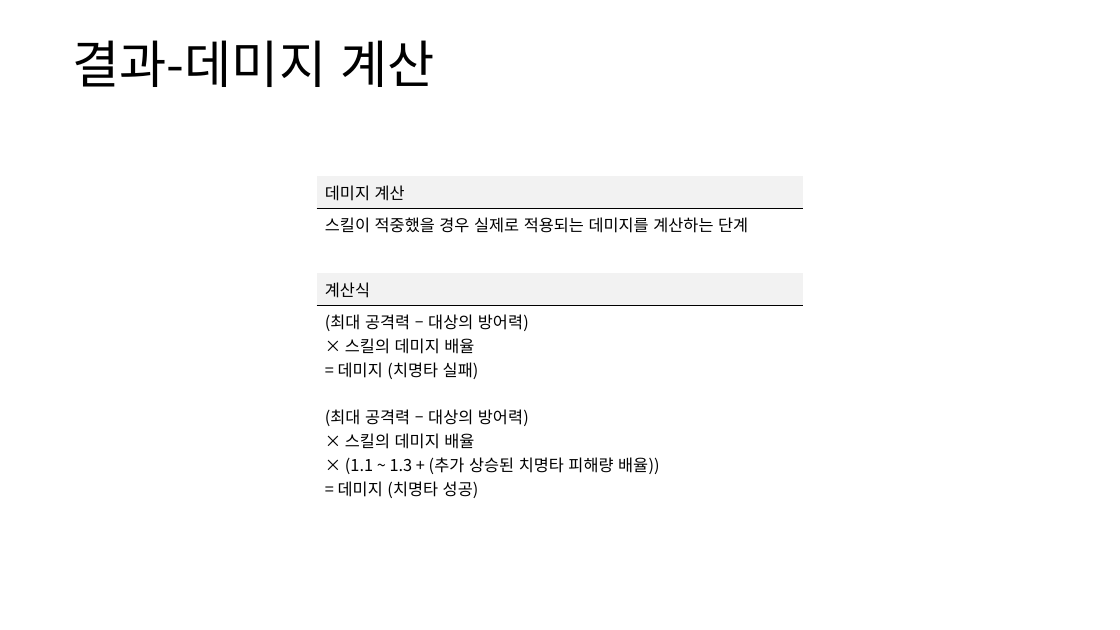
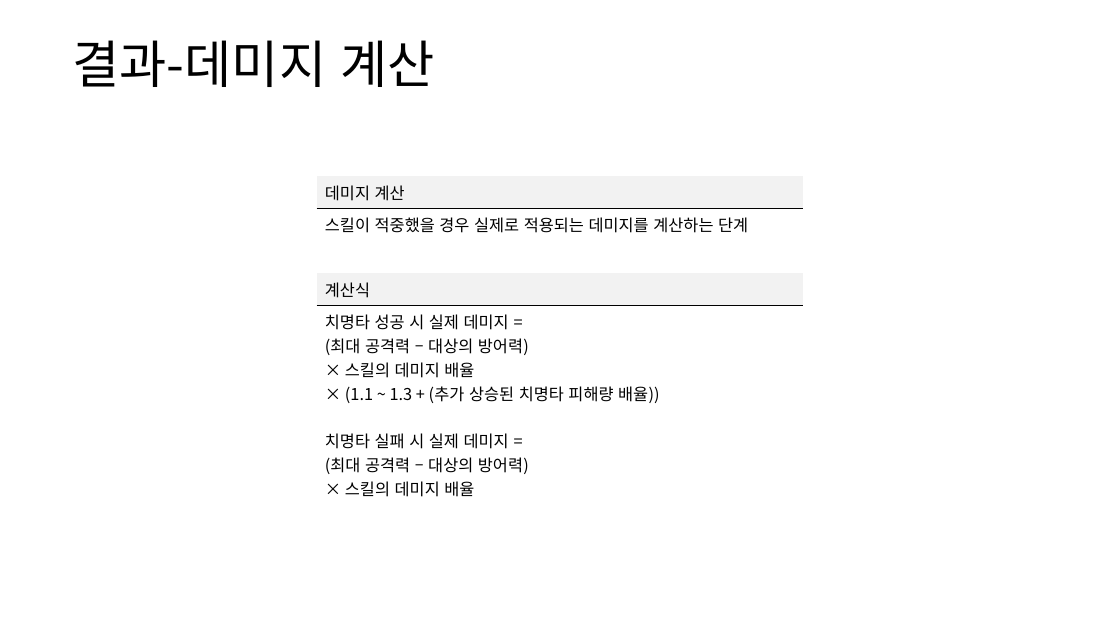
Before and after one commit to yjk0401/unityenginebasic_9th, a slide deck: slide 62 of 기획/방랑엽사전/스킬 시스템 기획서.pptx (slide 61 before the commit). Drawn at 1120x630 pixels with LibreOffice and Linux fonts; fonts in the diff are those of the drawing. Boxes give left, top, right and bottom in pixels: in the first picture for what was removed or moved away, otherwise in the second. Text is boxed around its words. In the diff, an @@ line names an element or a change of style, - is before the commit and + after.

```diff
--- a/기획/방랑엽사전/스킬 시스템 기획서.pptx
+++ b/기획/방랑엽사전/스킬 시스템 기획서.pptx
@@ table at (x1=317, y1=176, x2=804, y2=501) @@
-row 5, column 1: (최대 공격력 – 대상의 방어력) / × 스킬의 데미지 배율 / = 데미지 (치명타 실패) / (최대 공격력 – 대상의 방어력) / × 스킬의 데미지 배율 / × (1.1 ~ 1.3 + (추가 상승된 치명타 피해량 배율)) / = 데미지 (치명타 성공)
+row 5, column 1: 치명타 성공 시 실제 데미지 = / (최대 공격력 – 대상의 방어력) / × 스킬의 데미지 배율 / × (1.1 ~ 1.3 + (추가 상승된 치명타 피해량 배율)) / 치명타 실패 시 실제 데미지 = / (최대 공격력 – 대상의 방어력) / × 스킬의 데미지 배율
```
Also in this commit, not shown: 12 other slides changed, 2 slides added, 2 other files.
